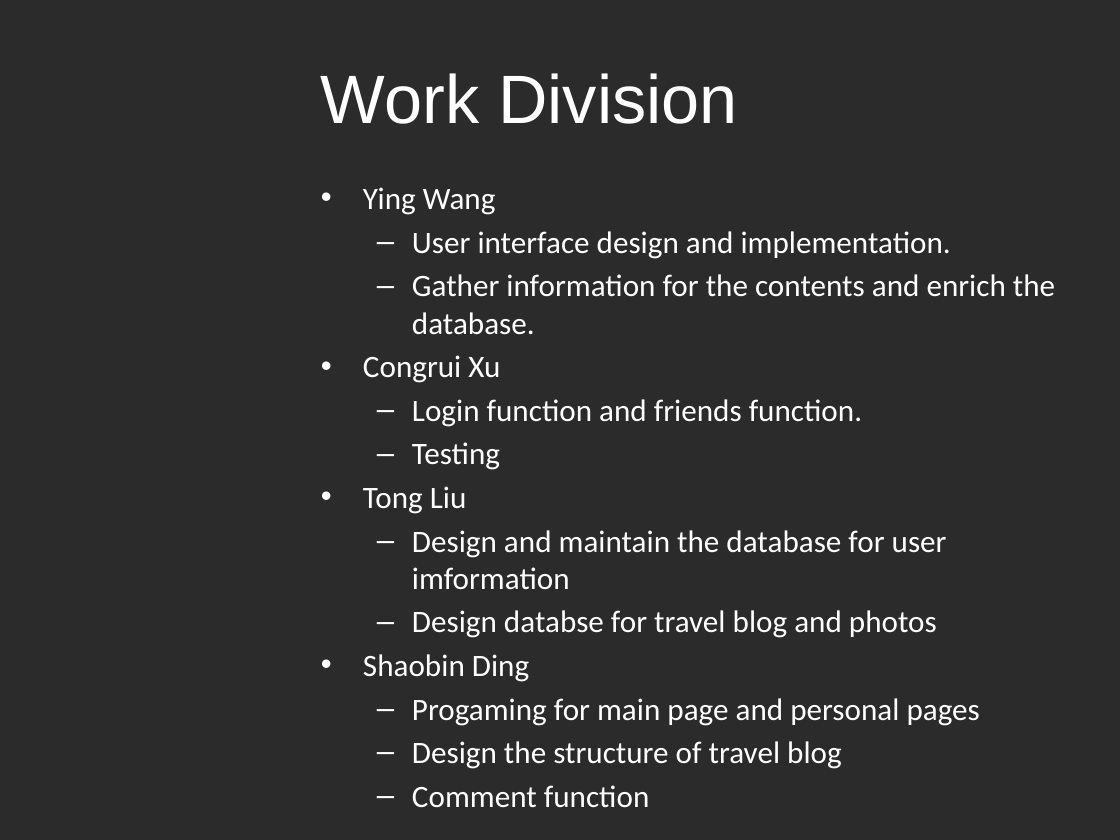
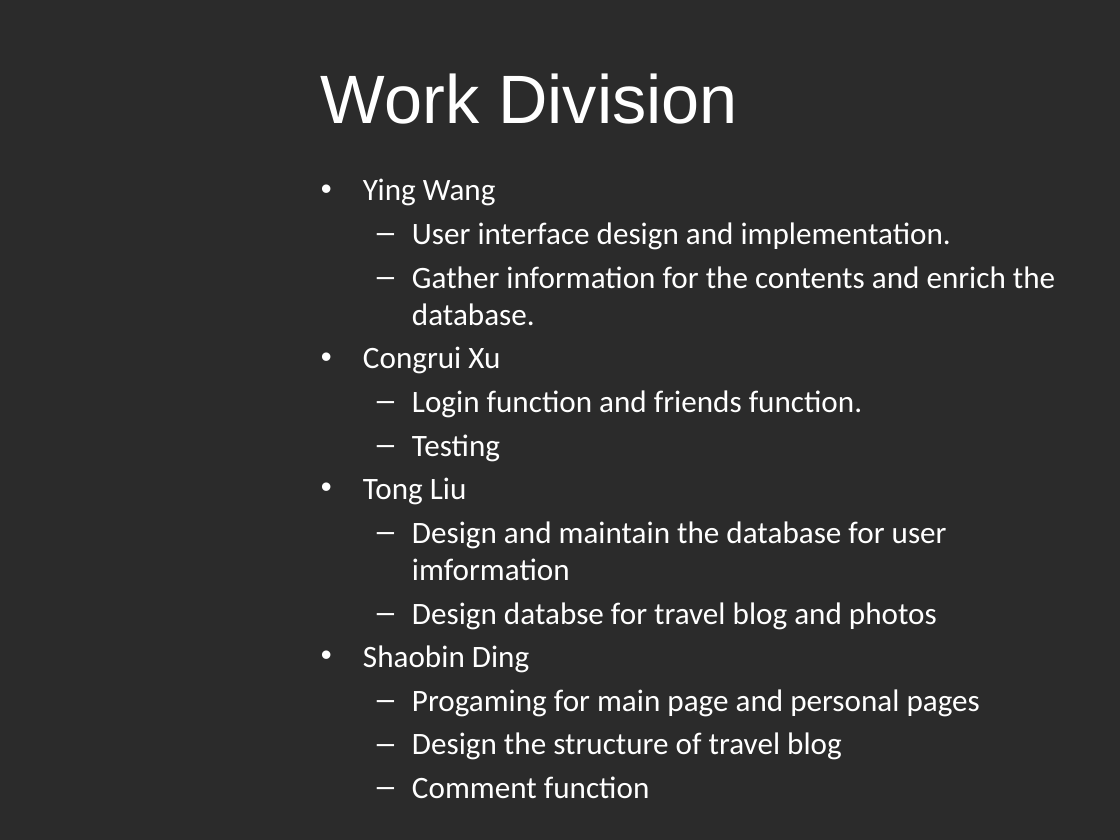
Before and after one commit to fighteriris/512_Final, a slide deck: slide 10 of 512副本.pptx (slide 11 before the commit). Drawn at 1120x840 pixels with LibreOffice and Linux fonts; fonts in the diff are those of the drawing; background and template pictures are left out; a plain dark background stands for a picture behind light text. Boxes give left, top, right and bottom in pixels: in the first picture for what was removed or moved away, otherwise in the second. Text is boxed around its words. In the diff, an @@ line names an element or a change of style, - is before the commit and + after.

```diff
--- a/512副本.pptx
+++ b/512副本.pptx
@@ text "Ying Wang": place and size @@
-text "Ying Wang" at [363,187,1055,808]
+text "Ying Wang" at [363,178,1055,799]
```
Also in this commit, not shown: 3 other slides changed, 2 slides removed.
